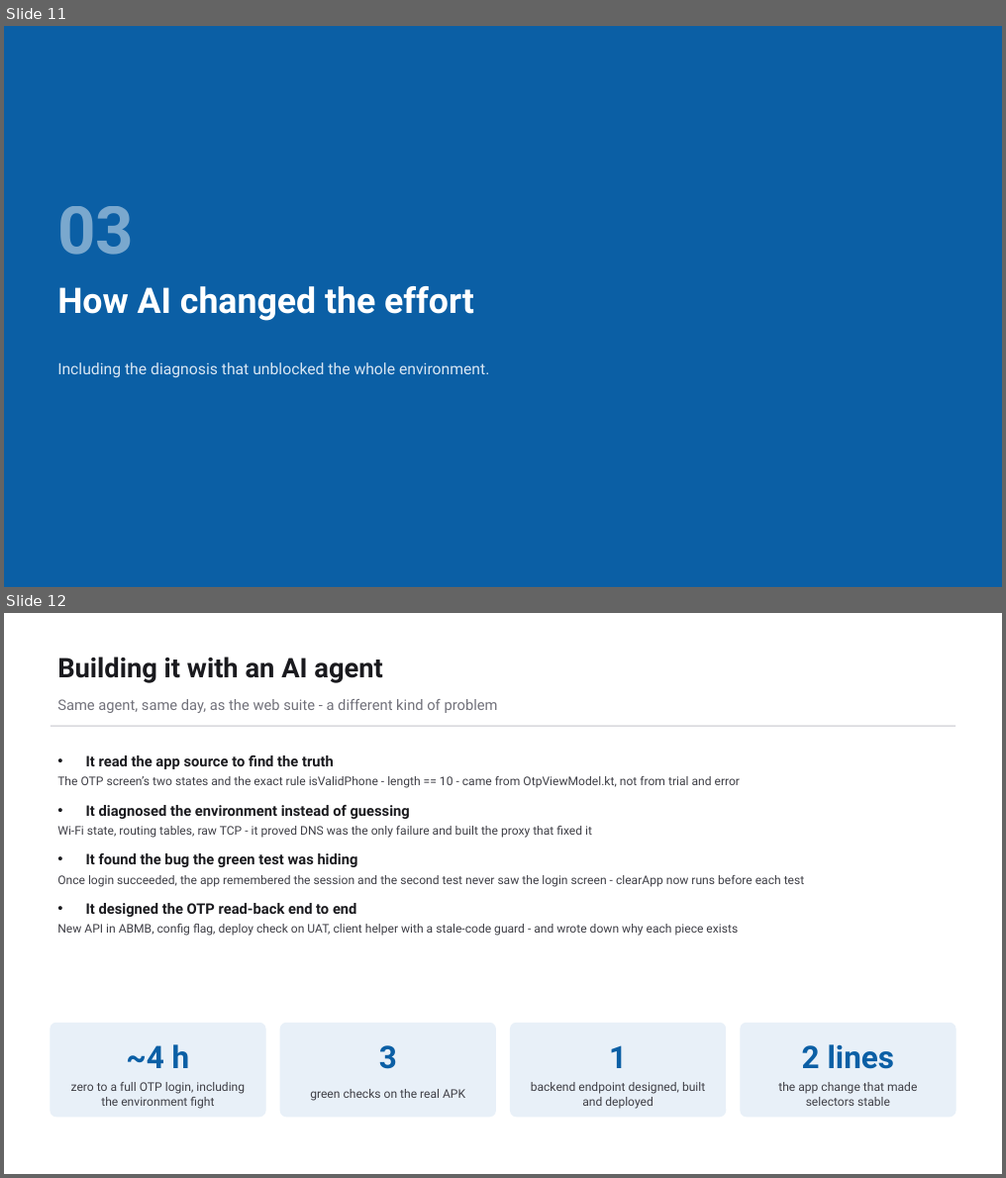
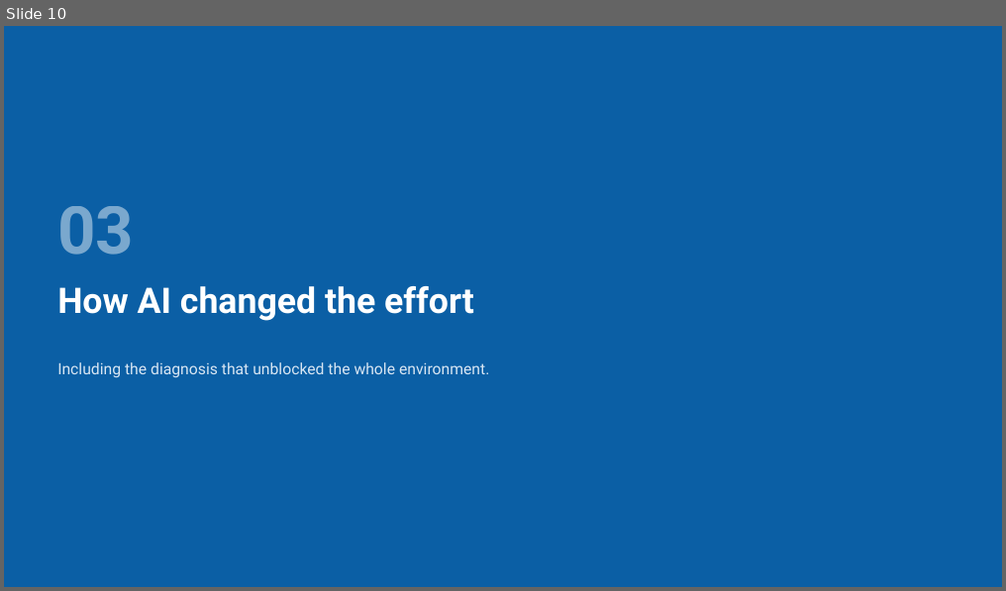
Before and after one commit to bulubuloa/AS.APAC.AI.Workshop, a slide deck: presentations/Mobile_Test_Automation_Appium.pptx. Shown one above the other, each under a label of ours: slides 11 and 12 before the commit, slide 10 after it. The pictures are 1006x1178 and 1006x591 pixels, drawn with LibreOffice and Linux fonts; fonts in the diff are those of the drawing. Boxes give left, top, right and bottom in pixels: in the first picture for what was removed or moved away, otherwise in the second. Text is boxed around its words. In the diff, an @@ line names an element or a change of style, - is before the commit and + after.

Commit message:
Mobile deck: align with the web deck - phone diagram, speed comparison, simpler AI section

```diff
--- a/presentations/Mobile_Test_Automation_Appium.pptx
+++ b/presentations/Mobile_Test_Automation_Appium.pptx
@@ slide 12 removed at <box>4,613,1002,1174</box>, background #FFFFFF @@
@@ text removed at <box>57,657,382,683</box> @@
-Building it with an AI agent
@@ text removed at <box>57,699,498,713</box> @@
-Same agent, same day, as the web suite - a different kind of problem
@@ rectangle removed at <box>51,725,955,727</box> @@
@@ text removed at <box>57,756,805,936</box> @@
-• It read the app source to find the truth
-  The OTP screen’s two states and the exact rule isValidPhone - length == 10 - came from OtpViewModel.kt, not from trial and error
-• It diagnosed the environment instead of guessing
-  Wi-Fi state, routing tables, raw TCP - it proved DNS was the only failure and built the proxy that fixed it
-• It found the bug the green test was hiding
-  Once login succeeded, the app remembered the session and the second test never saw the login screen - clearApp now runs before each test
-• It designed the OTP read-back end to end
-  New API in ABMB, config flag, deploy check on UAT, client helper with a stale-code guard - and wrote down why each piece exists
@@ rounded rectangle removed at <box>51,1023,265,1117</box> @@
@@ rounded rectangle removed at <box>280,1023,495,1117</box> @@
@@ rounded rectangle removed at <box>511,1023,726,1117</box> @@
@@ rounded rectangle removed at <box>741,1023,955,1117</box> @@
@@ text removed at <box>126,1045,190,1068</box> @@
-~4 h
@@ text removed at <box>379,1046,397,1069</box> @@
-3
@@ text removed at <box>609,1046,627,1068</box> @@
-1
@@ text removed at <box>802,1045,895,1069</box> @@
-2 lines
@@ text removed at <box>71,1082,245,1109</box> @@
-zero to a full OTP login, including the environment fight
@@ text removed at <box>531,1082,705,1109</box> @@
-backend endpoint designed, built and deployed
@@ text removed at <box>778,1082,917,1106</box> @@
-the app change that made selectors stable
@@ text removed at <box>310,1089,465,1101</box> @@
-green checks on the real APK
@@ what was slide 11 is now slide 10 @@
```
Also in this commit, not shown: 1 slide changed, 3 slides added, 2 other slides removed, 2 other files.
